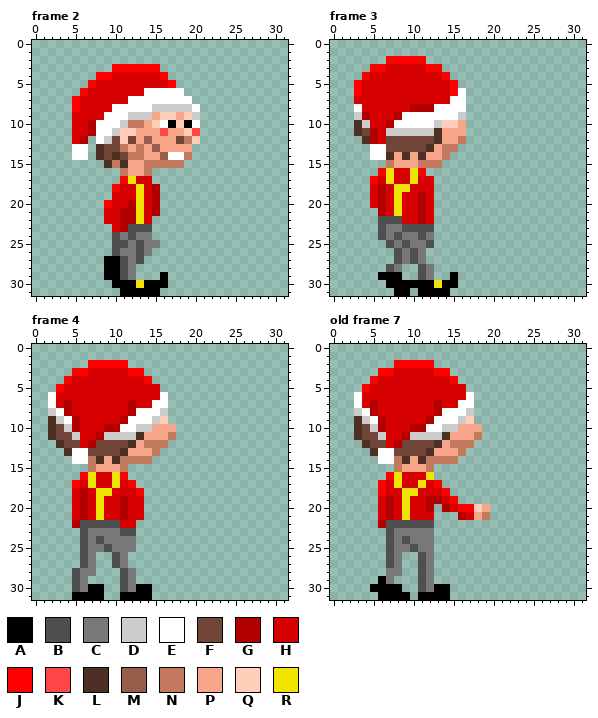
Edited in one commit: pixel-art file (ase/paint_picture.ase). The picture above is the old version.
32x32 pixels, 26 frames. Colours within 5 levels of each other are drawn and written as one. Shown: frame 2, frame 3, frame 4, old frame 7. The commit also changed other frames, which this record leaves out.
Palette (. is transparent): A #000000  B #4f4f4f  C #787878  D #cccccc  E #ffffff  F #714538  G #b20000  H #d70000  J #ff0000  K #ff4545  L #4d3024  M #965d49  N #c3795d  P #f7a68a  Q #ffcfba  R #f0e400
Pixels before, frame 2, first column x 5:
 3 .....JJJJJJ.....
 4 ...JJHHHHHHJ....
 5 ..JHHHHHHHHHJ...
 6 .JHHHHHHHEEEEE..
 7 JHHHHHHEEEEEEEE.
 8 JHHHHEEEEEDDDDDE
 9 HHHHEEEDDDPQQPQD
10 HHGEEEDNNPQEAQAE
11 HHGEEDQQPPPKPPQK
12 HG.EDFQFPMPPPFNQ
13 EE.LFFNPNPMPPPP.
14 EE.LFLFNNPPMEEN.
15 ....LNLPPNNNNN..
16 ......NPPN......
17 ......JRHH......
18 .....JHHRHG.....
19 .....HHHRHG.....
20 ....JHHGRHG.....
21 ....HHGGRHG.....
22 ....HHGGRH......
23 .....HGBBB......
24 .....BCBCC......
25 .....BBCBCC.....
26 .....BCCBC......
27 ....AABCB.......
28 ....AABC........
29 ....AABC...A....
30 .....AAARAAA....
31 ......AAAAA.....
Pixels before, frame 3, first column x 3:
 2 ....JJJJJ.....
 3 ..JJHHHHHJJ...
 4 .JHHHHHHHHHJ..
 5 JHHHHHHHHHHHJ.
 6 JHHHHHHHHHHHJE
 7 HHHHHHHHHHHHEE
 8 EHHHHHHGGGEEEE
 9 DGHHHGEEEEEEED
10 LDHHGEEEEEDQQP
11 LFGHDDDDDDLPPP
12 .LGHFFFFFFLPPN
13 ..EEFFFFFLPNN.
14 ..EELPLPLPPN..
15 ....NPPPNNN...
16 ...JRHHRJ.....
17 ..JHRHHRHH....
18 ..HGHRRHHH....
19 ..HGHRHHGH....
20 ..HGHRHHGH....
21 ...GHRHHGH....
22 ...BBBHHGH....
23 ...BCCBBBB....
24 ...BCBCCBC....
25 ....BCBCCB....
26 .....BCBC.....
27 .....BCBC.....
28 ....BC..BC....
29 ...AAA..BC..A.
30 ....AAAAAARAA.
31 .....AA.AAAA..
Pixels before, frame 4, first column x 2:
 2 .....JJJJJ......
 3 ...JJHHHHHJJ....
 4 ..JHHHHHHHHHJ...
 5 .JHHHHHHHHHHHH..
 6 EHHHHHHHHHHHHHE.
 7 EHGHHHHHHHGHHEE.
 8 DEGHHHHHHHGEEED.
 9 LDEGHHHHHGEEEDQ.
10 LFDGHHHGGEEDDPPP
11 LFFDHHGDDDDLPPPN
12 .LFFHGFFFFLPNNN.
13 ..LEEFFFFLPPPN..
14 ...EENLPLNNNN...
15 .....NPPPN......
16 ....JRHHRJ......
17 ...JHRHHRHJ.....
18 ...HGHRRHHHJ....
19 ...HGHRHHGHH....
20 ...HGHRHHGHH....
21 ...HGHRHHGHH....
22 ...GBBBBBHH.....
23 ....BCCCCBB.....
24 ....BCBCCCC.....
25 ....BCCBCCC.....
26 ....BC..BC......
27 ....BC..BC......
28 ...BCC...BC.....
29 ...BC....BC.....
30 ...BCAA..BCAA...
31 ...AAAA..AAAA...
Pixels before, old frame 7, first column x 3:
 2 .....JJJJJ.......
 3 ...JJHHHHHJJ.....
 4 ..JHHHHHHHHHJ....
 5 .JHHHHHHHHHHHH...
 6 EHHHHHHHHHHHHHE..
 7 EHGHHHHHHHGHHEE..
 8 DEGHHHHHHHGEEED..
 9 LDEGHHHHHGEEEDQ..
10 LFDGHHHGGEEDDPPP.
11 LFFDHHGDDDDLPPPN.
12 .LFFHGFFFFLPNNN..
13 ..LEEFFFFLPPPN...
14 ...EENLPLNNNN....
15 .....NPPPN.......
16 ....JRHHHR.......
17 ...JHRHHRHJ......
18 ...JHHRRHHHJ.....
19 ...HGHRHHGGHJ....
20 ...HGHRHHG.GHJJQP
21 ...HGHRHHH...GHPN
22 ...GBBBBBB.......
23 ....BCCCCC.......
24 ....BCBCCC.......
25 ....BCCBCC.......
26 ....BC..BC.......
27 ....BC..BC.......
28 ....CC..BC.......
29 ...AC...BC.......
30 ..AAAA..BCAA.....
31 ...AAAA.AAAA.....
Now the later version:
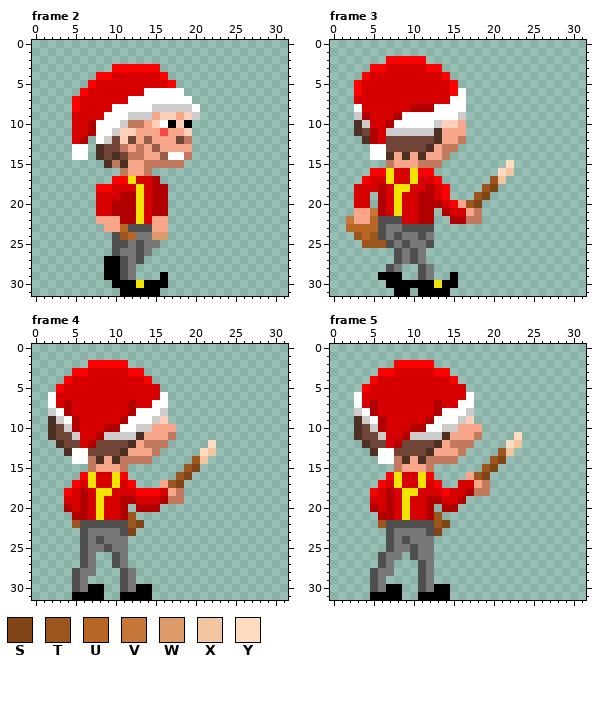
Colours new in this view: S #814515  T #9c551c  U #b86624  V #c47739  W #dc9b68  X #f3c5a1  Y #ffdcc0
A new or re-ordered frame is compared with the old frame closest to it.
The exact change:
frames re-ordered
Changed rows in their new state; - is an unchanged pixel.
Frame 2, layer "Boris":
first column x 20:
10 .
11 .
12 .
first column x 8:
17 --J----G-
18 JJH-----G
19 HH-GG---G
20 HHGG----G
21 H-G-----G
22 PPP----PP
23 -PPU---PP
24 ---TU--WW
Frame 3, layer "Boris":
first column x 2:
15 --------------------Y
16 ---J------J--------YX
17 --JH-------J------TX-
18 -HH-------GHJ----TS--
19 -HH.------GHJ---TS---
20 -HH.------GGHJPTS----
21 -PPV------G-GHHPN----
22 VPPU------G--GGNN----
23 UUUU-----------------
24 -TUT-----------------
25 --TTT----------------
Frame 4, layer "Boris":
first column x 4:
12 ------------------Y
13 -----------------YX
14 ----------------TX-
15 ---------------TS--
16 --------------TS---
17 ------------PTS----
18 J---------JJHPN----
19 H-------G-HHGNN----
20 G-------.GGG-------
21 -G------T.---------
22 -T-----BTS---------
23 --------S----------
24 --------.----------
25 --------.----------
Frame 5 against old frame 7, layer "Boris":
first column x 5:
11 ------------------Y
12 -----------------YX
13 ----------------TX-
14 ---------------TS--
15 --------------TS---
16 ------RJ----PTS----
17 -----------HHPN----
18 JHG-------HHGNN----
19 H---------HG-------
20 G---------G....----
21 -G-----GT--....----
22 -T------TS---------
23 -------BS----------
26 -BC--BC------------
27 -BC.---------------
28 BC-.---------------
29 BC.----------------
30 BC-----------------
31 A---.--------------
Boxes around the changes in both pictures, in picture pixels (x1, y1, x2, y2):
changed: (96, 120, 200, 240)
changed: (426, 160, 514, 224)
changed: (346, 168, 386, 248)
changed: (120, 440, 216, 552)
changed: (64, 488, 80, 528)
changed: (370, 432, 522, 600)
